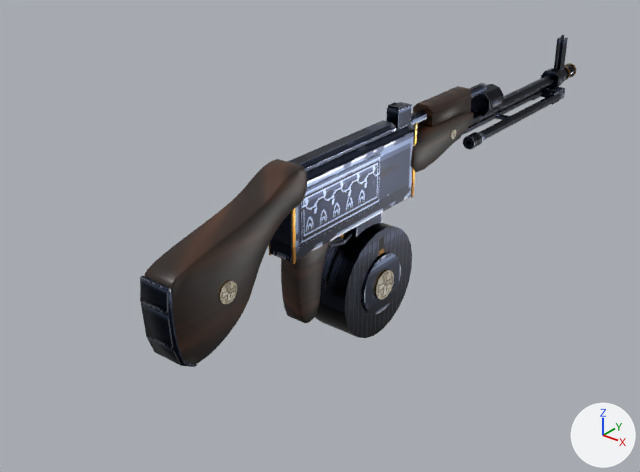
Before and after pictures for a commit that changed the glTF model assets/models/gun/hmg_drum_base.glb.
Before and after are seen from a 50 mm camera at (0.65, -0.741, 0.503) aimed at (-0.075, 0.165, -0.06). The axes (+X, +Y, +Z) are drawn at lower right. The lights are the same throughout. The picture after the commit comes second. Where no turn or scale is listed for an object, it has been applied to the vertices. Vertices at exactly the same position are counted once.

Before the edit, the objects in view are built like this:
```python
me_furniture = bpy.data.meshes.new('furniture')
me_furniture.from_pydata(...)  # 750 vertices, 1464 faces; spans x -0.029..0.029, y -0.212..0.422, z -0.109..0.118
# faces by material slot: [204, 1260]
me_furniture.materials.append(mat_hmg_drum_base)  # picture img_hmg_drum_base_albedo
me_furniture.materials.append(mat_hmg_drum_base_wood)  # picture img_hmg_drum_base_albedo
me_magazine = bpy.data.meshes.new('magazine')
me_magazine.from_pydata(...)  # 184 vertices, 344 faces; spans x -0.042..0.042, y -0.081..0.081, z -0.177..0.001
# faces by material slot: [304, 40]
me_magazine.materials.append(mat_hmg_drum_base)  # picture img_hmg_drum_base_albedo
me_magazine.materials.append(mat_hmg_drum_base_wood)  # picture img_hmg_drum_base_albedo
me_receiver = bpy.data.meshes.new('receiver')
me_receiver.from_pydata(...)  # 630 vertices, 1148 faces; spans x -0.029..0.029, y -0.006..0.816, z -0.031..0.135
me_receiver.materials.append(mat_hmg_drum_base)  # picture img_hmg_drum_base_albedo
ob_furniture = bpy.data.objects.new('furniture', me_furniture)
ob_furniture.location = (0.0, 0.0, 0.0)
ob_magazine = bpy.data.objects.new('magazine', me_magazine)
ob_magazine.location = (0.0, 0.165, -0.004)
ob_receiver = bpy.data.objects.new('receiver', me_receiver)
ob_receiver.location = (0.0, 0.0, 0.0)
```
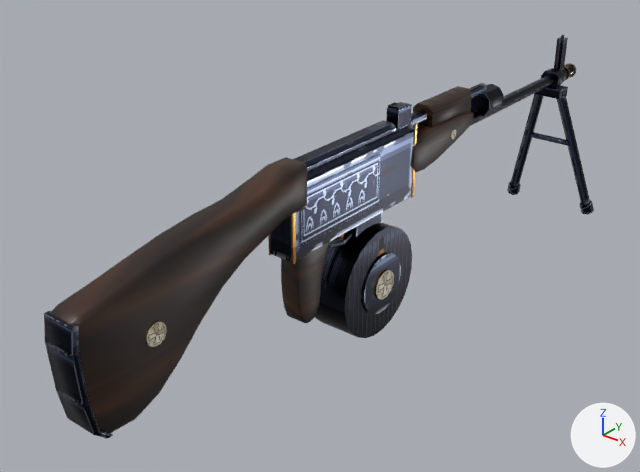
Location of each change, (x1, y1, x2, y2) in pixels of the pictures (640 x 472 px; the box of a moved part takes in the faces that stretch with it):
```json
{"object": "furniture", "change": "reshaped", "before": [140, 86, 473, 367], "after": [44, 86, 473, 438], "on screen": "29% wider, 25% taller"}
{"object": "receiver", "change": "reshaped", "before": [269, 34, 576, 264], "after": [268, 34, 594, 264], "on screen": "6% wider"}
{"part": 1, "of": "me_furniture", "change": "moved or reshaped", "before": [219, 280, 237, 304], "after": [145, 321, 167, 347]}
{"part": 2, "of": "me_furniture", "change": "rebuilt", "before": [144, 159, 307, 364], "after": [51, 157, 307, 433], "on screen": "57% wider, 34% taller"}
{"part": 3, "of": "me_furniture", "change": "added", "after": [44, 311, 113, 438]}
{"part": 4, "of": "me_furniture", "change": "deleted", "before": [140, 276, 197, 367]}
{"part": 5, "of": "me_receiver", "change": "added", "after": [507, 181, 521, 195]}
{"part": 6, "of": "me_receiver", "change": "added", "after": [579, 200, 594, 215]}
{"part": 7, "of": "me_receiver", "change": "deleted", "before": [495, 113, 509, 120], "on screen": "mostly hidden"}
{"part": 8, "of": "me_receiver", "change": "deleted", "before": [463, 132, 483, 150]}
{"part": 9, "of": "me_receiver", "change": "deleted", "before": [550, 90, 560, 105]}
{"part": 10, "of": "me_receiver", "change": "moved or reshaped", "before": [461, 87, 565, 141], "after": [511, 85, 590, 205]}
```

The change, as JSON lines over the scene's bpy script:
```json
{"block": "me_furniture", "where": "# used by ob_furniture; location = (0.0, 0.0, 0.0)"}
{"op": "remove", "block": "me_furniture", "code": "me_furniture.from_pydata(...)  # 750 vertices, 1464 faces; spans x -0.029..0.029, y -0.212..0.422, z -0.109..0.118"}
{"op": "add", "block": "me_furniture", "code": "me_furniture.from_pydata(...)  # 568 vertices, 1100 faces; spans x -0.029..0.029, y -0.333..0.422, z -0.109..0.118"}
{"block": "me_furniture", "change": "me_furniture part 1: the loose piece of 24 vertices spanning x 0.027..0.029, y -0.142..-0.114, z -0.001..0.026 is moved by (0.0, -0.107, -0.002)"}
{"block": "me_furniture", "change": "me_furniture part 2: the loose piece of 414 vertices spanning x -0.027..0.027, y -0.208..0.022, z -0.062..0.118 is rebuilt with 232 vertices and now spans x -0.027..0.027, y -0.33..0.025, z -0.086..0.118"}
{"block": "me_furniture", "change": "me_furniture part 3: a new loose piece of 40 vertices spanning x -0.022..0.022, y -0.333..-0.299, z -0.084..0.06, in mat_hmg_drum_base (picture img_hmg_drum_base_albedo)"}
{"block": "me_furniture", "change": "me_furniture part 4: the loose piece of 40 vertices spanning x -0.022..0.022, y -0.212..-0.176, z -0.062..0.049 is deleted"}
{"block": "me_furniture", "change": "other edits to the shape of me_furniture do not show in these pictures"}
{"block": "me_receiver", "where": "# used by ob_receiver; location = (0.0, 0.0, 0.0)"}
{"op": "remove", "block": "me_receiver", "code": "me_receiver.from_pydata(...)  # 630 vertices, 1148 faces; spans x -0.029..0.029, y -0.006..0.816, z -0.031..0.135"}
{"op": "add", "block": "me_receiver", "code": "me_receiver.from_pydata(...)  # 598 vertices, 1092 faces; spans x -0.09..0.09, y -0.006..0.816, z -0.202..0.135"}
{"block": "me_receiver", "change": "me_receiver part 5: a new loose piece of 16 vertices spanning x -0.09..-0.064, y 0.779..0.807, z -0.202..-0.176, in mat_hmg_drum_base (picture img_hmg_drum_base_albedo)"}
{"block": "me_receiver", "change": "me_receiver part 6: a new loose piece of 16 vertices spanning x 0.064..0.09, y 0.779..0.807, z -0.202..-0.176, in mat_hmg_drum_base (picture img_hmg_drum_base_albedo)"}
{"block": "me_receiver", "change": "me_receiver part 7: the loose piece of 24 vertices spanning x -0.019..0.019, y 0.556..0.564, z 0.029..0.039 is deleted"}
{"block": "me_receiver", "change": "me_receiver part 8: the loose piece of 16 vertices spanning x 0.009..0.029, y 0.415..0.44, z 0.024..0.044 is deleted"}
{"block": "me_receiver", "change": "me_receiver part 9: the loose piece of 16 vertices spanning x 0.015..0.023, y 0.705..0.73, z 0.025..0.045 is deleted"}
{"block": "me_receiver", "change": "me_receiver part 10"}
{"block": "me_receiver", "change": "34 vertices are removed from x -0.026..0.026, y 0.44..0.75, z 0.025..0.045"}
{"block": "me_receiver", "change": "94 faces are deleted"}
{"block": "me_receiver", "change": "30 vertices move from x -0.026..0.026, y 0.705..0.75, z 0.025..0.045 to x -0.047..0.047, y 0.726..0.767, z -0.065..0.047"}
{"block": "me_receiver", "change": "26 vertices are added at x -0.047..0.047, y 0.727..0.767, z -0.065..0.047"}
{"block": "me_receiver", "change": "8 new vertices lie (-0.055, 0.05, -0.214) away from vertices in x -0.026..-0.012, y 0.74, z 0.027..0.041"}
{"block": "me_receiver", "change": "8 new vertices lie (0.055, 0.05, -0.214) away from vertices in x 0.012..0.026, y 0.74, z 0.027..0.041"}
{"block": "me_receiver", "change": "110 new faces join them"}
{"block": "me_receiver", "change": "other edits to the shape of me_receiver do not show in these pictures"}
```
